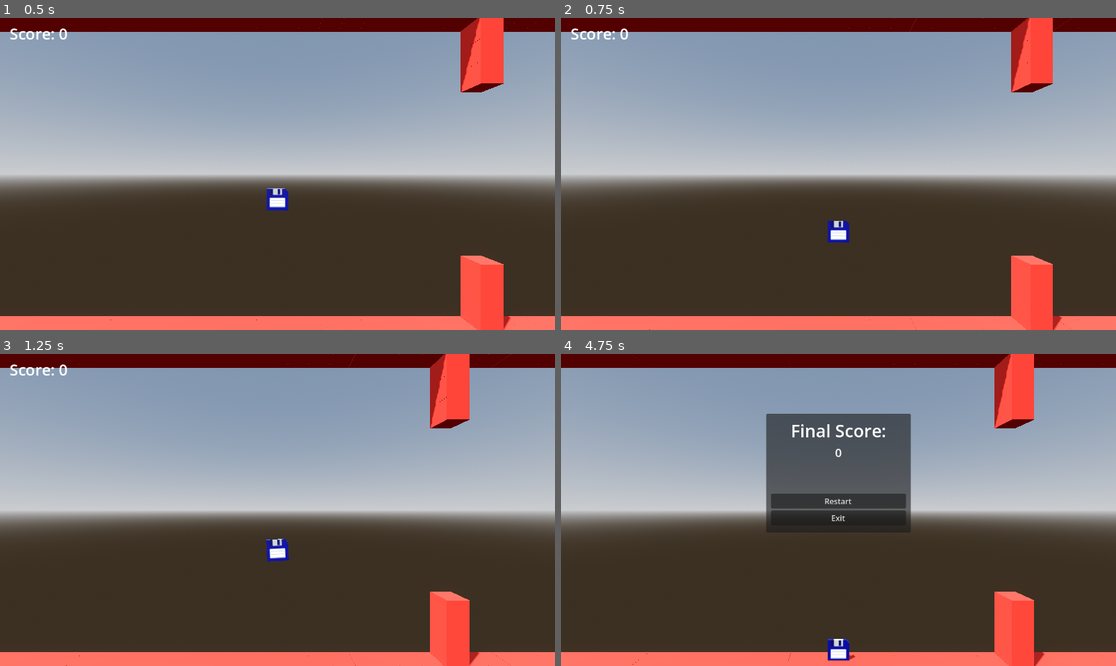
Above: before the commit, frames 1-4 (two rows, left to right).
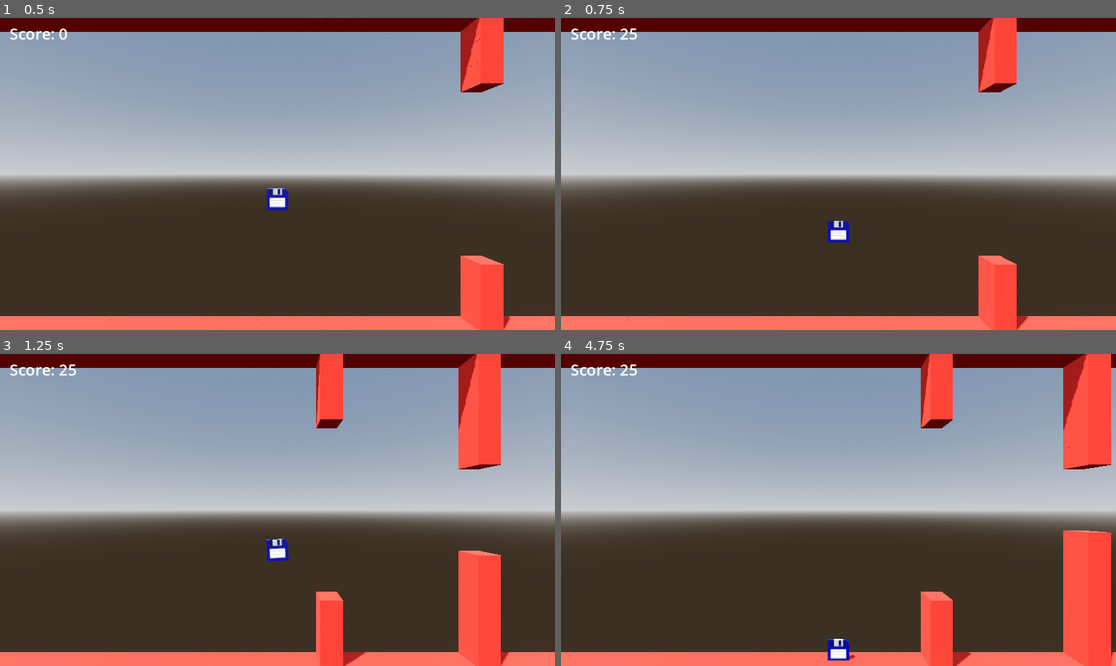
Above: after the commit, the same moments.

Repository: Trouperton/Floppy-Disk-Godot
Game: Godot game, scene res://scenes/Main_Level.tscn
Same seed, same stepped clock (60 frames per second), same inputs: the game is played once before the commit and once after it.
Inputs (mouse positions are in pixels of both pictures, inside the frame that each line leads up to):
- Up to frame 1 (0.5 s): no input
- Up to frame 2 (0.75 s): hold D (dash_forward) from 0.53 s (still down)
- Up to frame 3 (1.25 s): keep holding D (dash_forward); tap Space (jump) at 0.77 s
- Up to frame 4 (4.75 s): release D (dash_forward) at 1.28 s; hold S (dash_down) 1.28-2 s; tap Space (jump) at 1.52 s; click (838, 500) at 2 s, where only the run after the commit has a clickable "Restart"; click (838, 500) at 2.75 s, where only the run before the commit has a clickable "Restart"; click (838, 500) at 3.5 s, where only the run after the commit has a clickable "Restart"; hold D (dash_forward) from 4.28 s (still down)

Frame 1 is identical in both runs. In frame 2, 6.0% of the frame differs, in the area x 10-99%, y 0-100%; in frame 3, 9.9%; in frame 4, 23%, in the area x 1-100%, y 0-100%.

Commit message:
Add forward dash scoring and speed boost
Introduce forward dash mechanics and scoring guards. Export forward_dash_speed_factor in CharacterController and set instance value in Main_Level.tscn. LevelManager now tracks per-dash scoring flags (vertical/forward), reads the player's forward_dash_speed_factor, and adds handlers _on_player_floppy_dashed_forward and _on_player_floppy_dashed_vertically to award points only once per dash. Terrain speed computation was refactored into difficulty_speed(), and a forward dash multiplies terrain_speed by the forward_dash_speed_factor. Also removed a redundant signal connection in CharacterController._ready and wired new dashed_forward/dashed_vertically signals in the scene.

Diff:
--- a/code/scripts/CharacterController.gd
+++ b/code/scripts/CharacterController.gd
@@ -3,6 +3,7 @@
 @export var jump_velocity: float = 4.5
 
 @export var vertical_dash_velocity: float = 14
+@export var forward_dash_speed_factor: float = 3
 var can_dash = true
 var has_dashed_vertically = false
 
@@ -15,7 +16,6 @@
 
 func _ready() -> void:
 	$"Floppy Disk/AnimationPlayer".animation_finished.connect(_on_animation_finished)
-	self.dashed_vertically.connect($".."._on_dashed_vertically)
 
 func _physics_process(delta: float) -> void:
 	if velocity.y > 0 and velocity.y < vertical_dash_velocity / 2:
--- a/code/scripts/LevelManager.gd
+++ b/code/scripts/LevelManager.gd
@@ -2,37 +2,61 @@
 
 @export var score: int = 0
 @export var score_label: Label
+var can_score_from_vertical_dash: bool = true
+var can_score_from_forward_dash: bool = true
 
 @export var difficulty_curve: Curve
 var pillars_passed = 0
+var forward_dash_speed_factor: float = 2
 
 var terrain_manager
 
 # Called when the node enters the scene tree for the first time.
 func _ready() -> void:
 	terrain_manager = $TerrainSegmentManager
-	pass
+	forward_dash_speed_factor = $PlayerFloppy.forward_dash_speed_factor
 
 
 # Called every frame. 'delta' is the elapsed time since the previous frame.
 #func _process(delta: float) -> void:
 #	pass
 
+
 ## ========================== SCORE MANIPULATION ===============================
 
 
 func _on_score_threshold_triggered(points: int):
 	pillars_passed += 1
-	terrain_manager.terrain_speed = terrain_manager.base_terrain_speed + difficulty_curve.sample(pillars_passed)
+	terrain_manager.terrain_speed = difficulty_speed()
+
 	increase_score(points)
 
-func _on_dashed_vertically(points: int):
-	increase_score(points)
+	can_score_from_vertical_dash = true
+	can_score_from_forward_dash = true
+
+
+func _on_player_floppy_dashed_vertically(points: int) -> void:
+	if can_score_from_vertical_dash:
+		increase_score(points)
+		can_score_from_vertical_dash = false
+
+
+func _on_player_floppy_dashed_forward(points: int) -> void:
+	if can_score_from_forward_dash:
+		increase_score(points)
+		can_score_from_forward_dash = false
+	terrain_manager.terrain_speed = difficulty_speed() * forward_dash_speed_factor
+
+
+func difficulty_speed():
+	return terrain_manager.base_terrain_speed + difficulty_curve.sample(pillars_passed)
+
 
 func increase_score(points: int):
 	score += points
 	print_debug(name," node added ",points, " points, new score is " , score)
 	score_label.text = "Score: " + str(score)
+
 
 ## ============================= PLAYER STATE ==================================
 
--- a/scenes/Main_Level.tscn
+++ b/scenes/Main_Level.tscn
@@ -75,6 +75,7 @@
 
 [node name="PlayerFloppy" parent="." unique_id=188171447 instance=ExtResource("7_jyykg")]
 transform = Transform3D(1, 0, 0, 0, 1, 0, 0, 0, 1, 0, 7, 0.5)
+forward_dash_speed_factor = 5.0
 
 [node name="Camera3D" type="Camera3D" parent="." unique_id=1100286366]
 transform = Transform3D(1, 0, 0, 0, 1, 0, 0, 0, 1, 0, 7, 10)
@@ -236,5 +237,7 @@
 script = ExtResource("13_70qg3")
 
 [connection signal="timeout" from="TerrainSegmentManager/TerrainCheckTimer" to="TerrainSegmentManager" method="_on_terrain_check_timer_timeout"]
+[connection signal="dashed_forward" from="PlayerFloppy" to="." method="_on_player_floppy_dashed_forward"]
+[connection signal="dashed_vertically" from="PlayerFloppy" to="." method="_on_player_floppy_dashed_vertically"]
 [connection signal="died" from="PlayerFloppy" to="." method="_on_player_floppy_died"]
 [connection signal="visibility_changed" from="PauseScreen" to="PauseScreen" method="_on_visibility_changed"]
